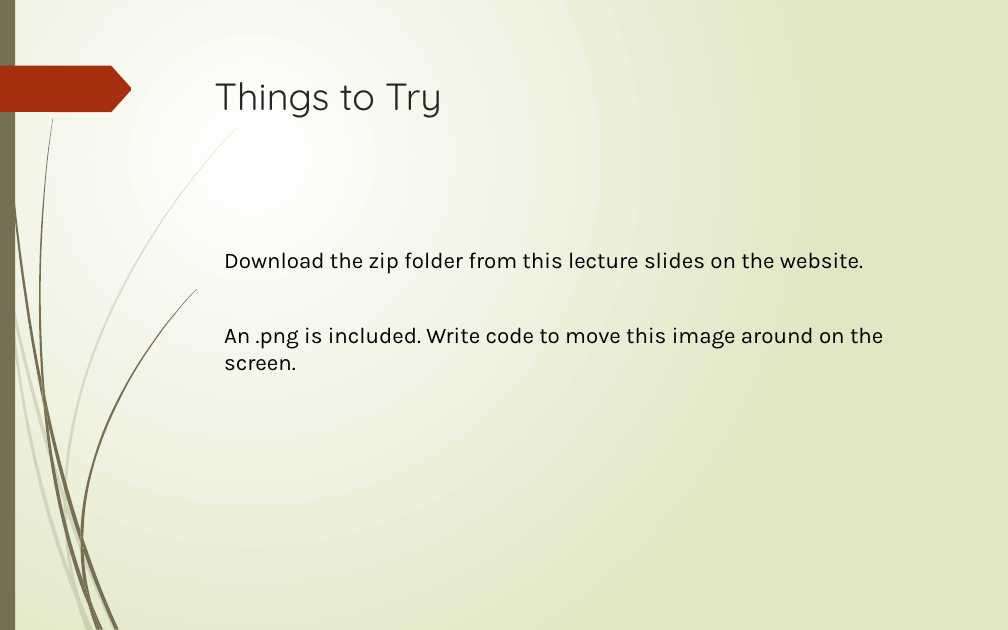
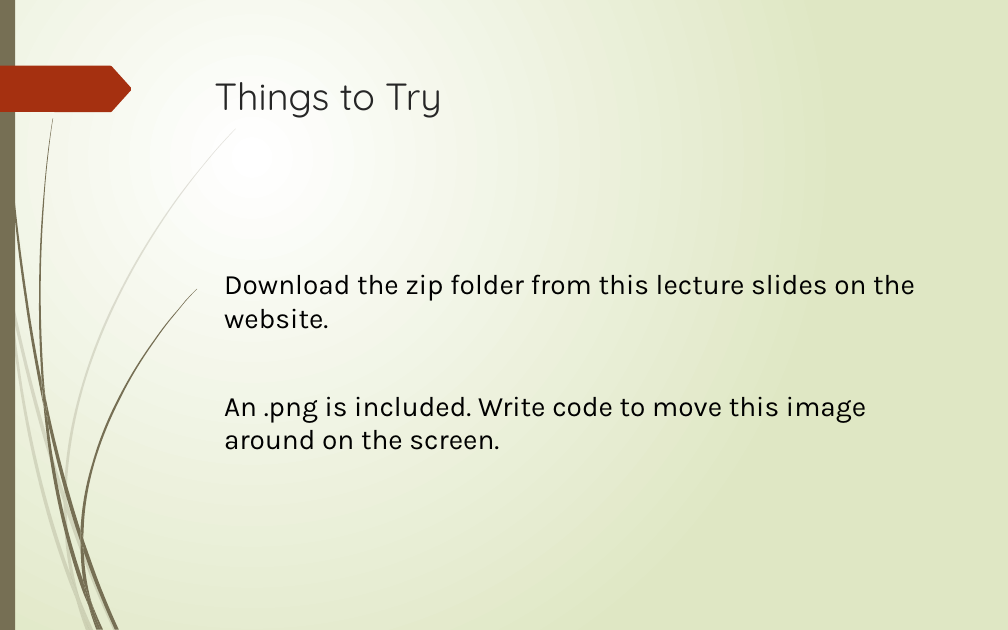
Before and after one commit to LongBaoNguyen/longbaonguyen.github.io, a slide deck: slide 9 of courses/apcsa/processing/processing2.pptx (slide 8 before the commit). Drawn at 1008x630 pixels with LibreOffice and Linux fonts; fonts in the diff are those of the drawing. Boxes give left, top, right and bottom in pixels: in the first picture for what was removed or moved away, otherwise in the second. Text is boxed around its words. In the diff, an @@ line names an element or a change of style, - is before the commit and + after.

```diff
--- a/courses/apcsa/processing/processing2.pptx
+++ b/courses/apcsa/processing/processing2.pptx
@@ text "Download the zip folder from ..." at [224, 274, 915, 450]: size 16 to 20 pt @@
```
Also in this commit, not shown: 2 other slides changed, 1 slide added, 4 other files.
